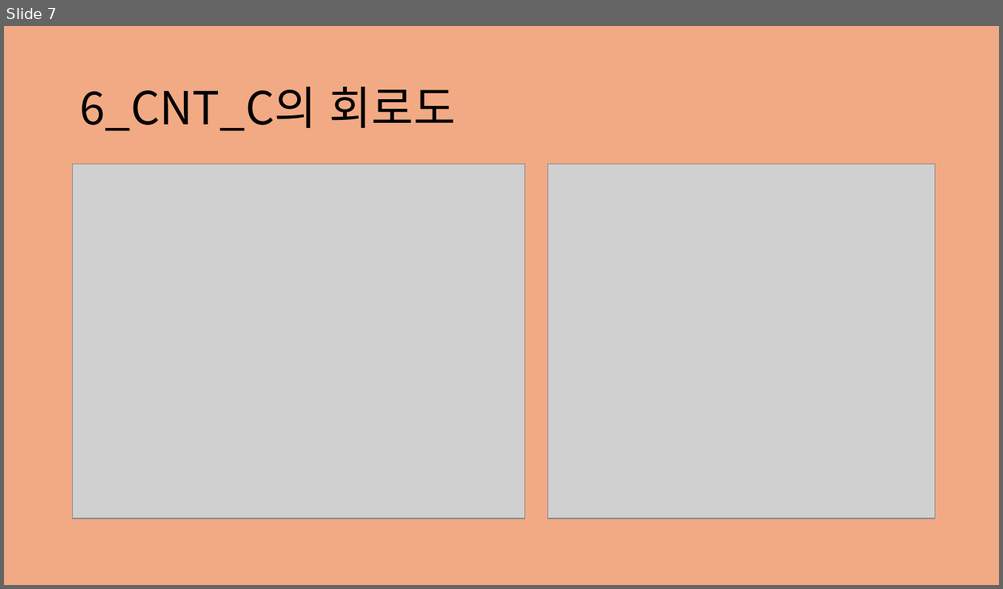
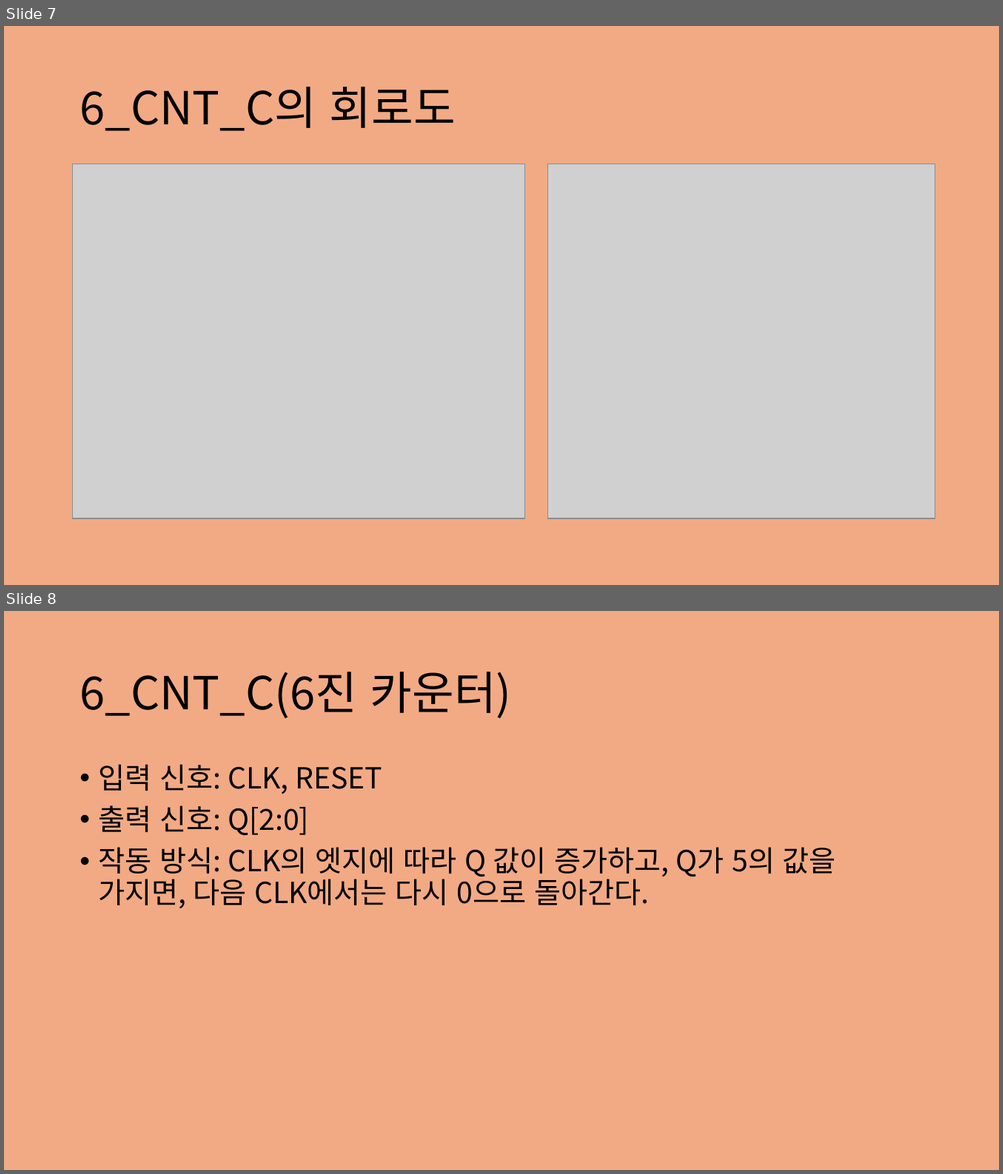
Before and after one commit to jwl1109/IOT, a slide deck: VLSI design 설계 실습/2025-05-29.pptx. Shown one above the other, each under a label of ours: slide 7 before the commit, slides 7 and 8 after it. The pictures are 1003x589 and 1003x1174 pixels, drawn with LibreOffice and Linux fonts; fonts in the diff are those of the drawing; grey boxes stand for pictures. Boxes give left, top, right and bottom in pixels: in the first picture for what was removed or moved away, otherwise in the second. Text is boxed around its words. In the diff, an @@ line names an element or a change of style, - is before the commit and + after.

```diff
--- a/VLSI design 설계 실습/2025-05-29.pptx
+++ b/VLSI design 설계 실습/2025-05-29.pptx
@@ slide 8 added at (4, 611, 999, 1170), background #F2AA84 @@
@@ title added at (79, 672, 512, 718), 44 pt, text #000000 @@
+6_CNT_C(6진 카운터)
@@ text added at (99, 764, 836, 908), 28 pt, text #000000 @@
+• 입력 신호: CLK, RESET
+• 출력 신호: Q[2:0]
+• 작동 방식: CLK의 엣지에 따라 Q 값이 증가하고, Q가 5의 값을 가지면, 다음 CLK에서는 다시 0으로 돌아간다.
```
Also in this commit, not shown: 1 slide changed, 1 other slide added, 2 slides removed.
